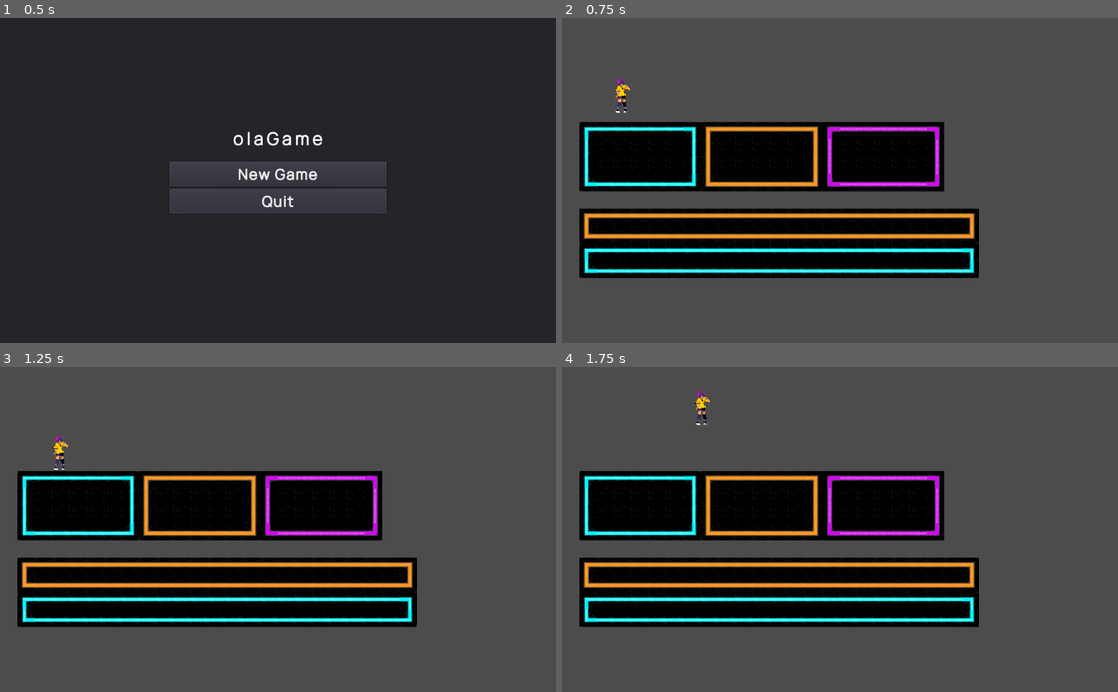
Above: before the commit, frames 1-4 (two rows, left to right).
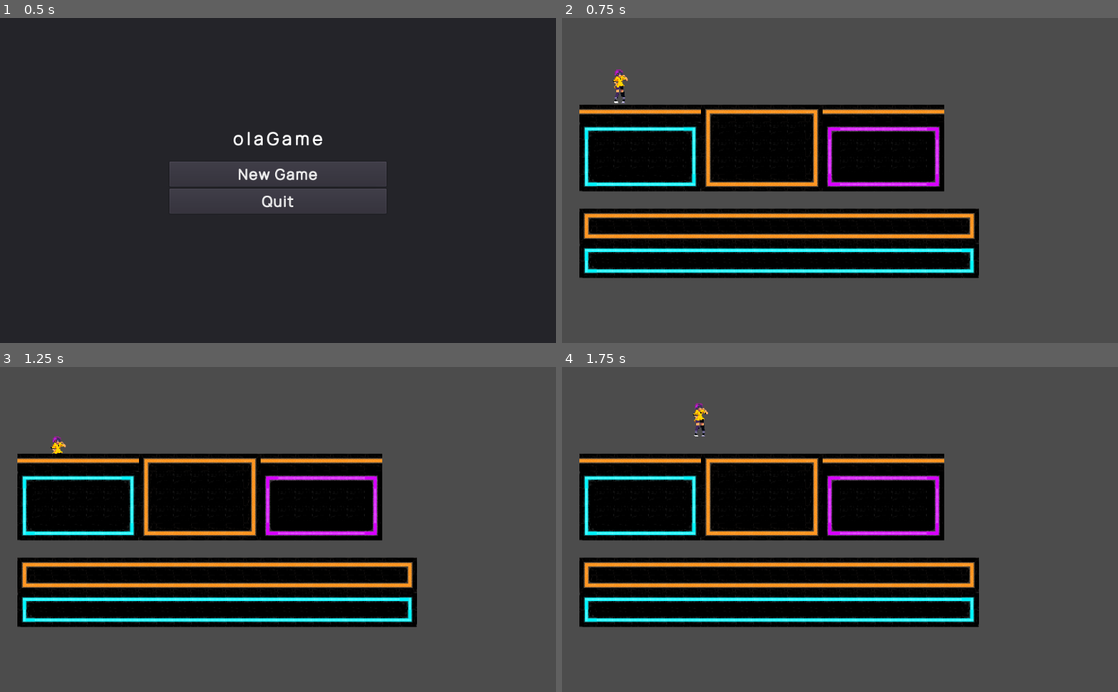
Above: after the commit, the same moments.

Repository: ivancdlarrain/olaGames
Game: Godot game, scene res://scenes/menus/Main_menu.tscn
Same seed, same stepped clock (60 frames per second), same inputs: the game is played once before the commit and once after it.
Inputs:
- Up to frame 1 (0.5 s): no input
- Up to frame 2 (0.75 s): click "New Game" at 0.5 s
- Up to frame 3 (1.25 s): no input
- Up to frame 4 (1.75 s): tap Enter at 1.25 s; hold D (WASD_right) from 1.28 s (still down); hold Space (special) from 1.28 s (still down); tap W (WASD_up) at 1.52 s

Frame 1 is identical in both runs. In frame 2, 4.0% of the frame differs, in the area x 3-69%, y 15-38%; in frame 3, 3.8%; in frame 4, 4.0%, in the area x 3-69%, y 7-38%.

Commit message:
fixed jump speed
from 500 to 400

Diff:
--- a/scenes/test01.tscn
+++ b/scenes/test01.tscn
@@ -80,7 +80,7 @@
 script = ExtResource( 7 )
 
 [node name="KinematicBody2D" parent="." instance=ExtResource( 1 )]
-position = Vector2( 106.713, 114.837 )
+position = Vector2( 103.455, 96.9179 )
 
 [node name="TileMap" type="TileMap" parent="."]
 tile_set = SubResource( 2 )
@@ -100,7 +100,7 @@
 collision_layer = 2
 collision_mask = 2
 format = 1
-tile_data = PoolIntArray( 393224, 0, 0, 393225, 0, 2, 393226, 0, 2, 393227, 0, 2, 393228, 0, 2, 393229, 0, 2, 393230, 0, 4, 458760, 0, 131072, 458761, 0, 131074,  …(1120 unchanged characters)…
+tile_data = PoolIntArray( 327681, 0, 2, 327682, 0, 2, 327683, 0, 2, 327684, 0, 2, 327685, 0, 2, 327686, 0, 2, 327687, 0, 2, 327688, 0, 0, 327689, 0, 2, 327690, 0, 2, 327691, 0, 2, 327692, 0, 2, 327693, 0, 2, 327694, 0, 4, 327695, 0, 2, 327696, 0, 2, 327697, 0, 2, 327698, 0, 2, 327699, 0, 2, 327700, 0, 2, 327701, 0, 2, 393224, 0, 131072, 393225, 0, 131074, 393226, 0, 131074, 393227, 0, 131074, 393228, 0, 131074, 393229, 0, 131074, 393230, 0, 131076, 458760, 0, 131072, 458761, 0, 131074,  …(1120 unchanged characters)…
 
 [node name="PurpleTiles" type="TileMap" parent="."]
 tile_set = ExtResource( 5 )
--- a/scripts/Player.gd
+++ b/scripts/Player.gd
@@ -2,7 +2,7 @@
 
 var velocity = Vector2()
 export var move_speed = 300
-export var jump_speed = 500
+export var jump_speed = 400
 export var grav = 1000
 export var glide_grav = 300
 export var default_grav = 1000
--- a/scripts/colors.gd
+++ b/scripts/colors.gd
@@ -20,7 +20,7 @@
 	parent._apply_gravity(delta)
 	parent._apply_friction()
 	parent._apply_movement()
-	print(parent.grav)
+	print(parent.velocity.x)
 
 
 func _input(event):
@@ -77,6 +77,9 @@
 			else:
 				if parent.velocity.y > 0:
 					return states.fall
+
+				if parent.grav == parent.glide_grav:
+					return states.glide
 		states.fall:
 			if on_floor:
 				parent.grav = parent.default_grav
@@ -87,6 +90,9 @@
 			else:
 				if parent.velocity.y < 0:
 					return states.jump
+
+				if parent.grav == parent.glide_grav:
+					return states.glide
 		states.dash:
 			if !on_floor:
 				if parent.velocity.y < 0:
